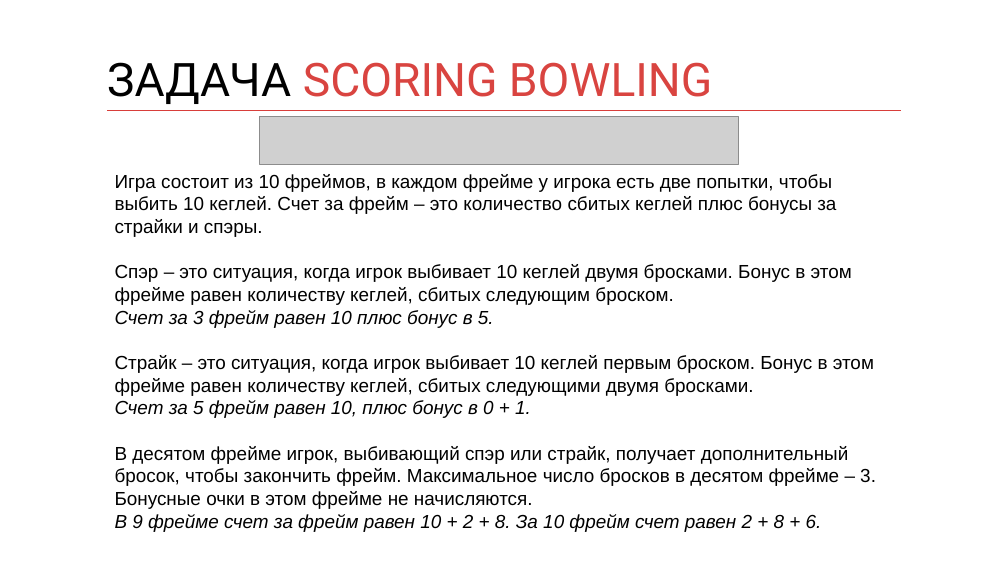
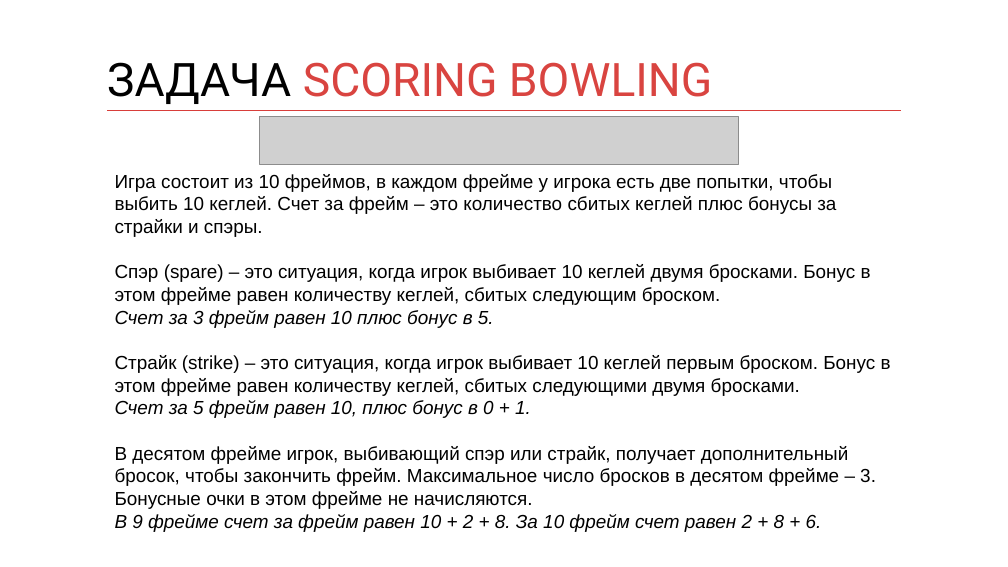
Before and after one commit to kontur-courses/tdd, a slide deck: slide 14 of tdd.pptx. Drawn at 1008x567 pixels with LibreOffice and Linux fonts; fonts in the diff are those of the drawing; grey boxes stand for pictures. Boxes give left, top, right and bottom in pixels: in the first picture for what was removed or moved away, otherwise in the second. Text is boxed around its words. In the diff, an @@ line names an element or a change of style, - is before the commit and + after.

Commit message:
added words "strike" and "spare" in bowloing task description

```diff
--- a/tdd.pptx
+++ b/tdd.pptx
@@ text at [115,264,871,305]: text changed @@
-Спэр – это ситуация, когда игрок выбивает 10 кеглей двумя бросками. Бонус в этом фрейме равен количеству кеглей, сбитых следующим броском.
+Спэр (spare) – это ситуация, когда игрок выбивает 10 кеглей двумя бросками. Бонус в этом фрейме равен количеству кеглей, сбитых следующим броском.
@@ text at [115,355,891,396]: text changed @@
-Страйк – это ситуация, когда игрок выбивает 10 кеглей первым броском. Бонус в этом фрейме равен количеству кеглей, сбитых следующими двумя бросками.
+Страйк (strike) – это ситуация, когда игрок выбивает 10 кеглей первым броском. Бонус в этом фрейме равен количеству кеглей, сбитых следующими двумя бросками.
```
Also in this commit, not shown: 1 other slide changed.
